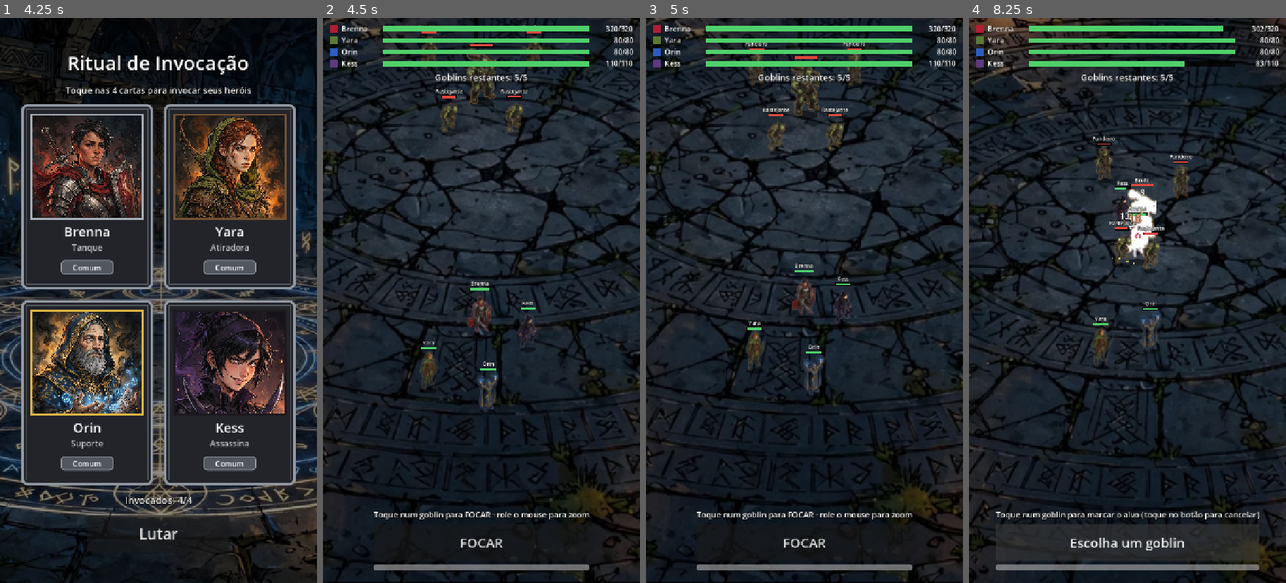
Above: before the commit, frames 1-4 (left to right).
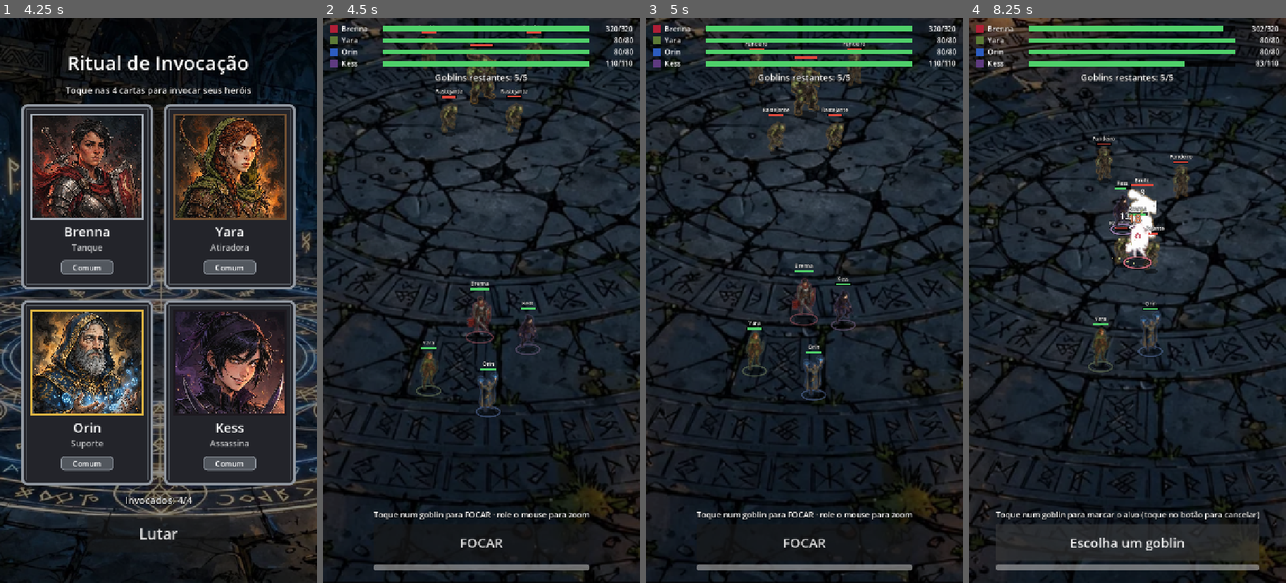
Above: after the commit, the same moments.

Repository: Joaozinm/summon
Game: Godot game, scene res://scenes/main.tscn
Two runs of this game, one before a commit and one after it. Both use one fixed random seed, a clock stepped at 60 frames per second and the inputs below.
Inputs (mouse positions are in pixels of both pictures, inside the frame that each line leads up to):
- Up to frame 1 (4.25 s): tap Enter at 0.5 s; move the mouse to (88, 198) at 0.52 s; click (88, 198) at 0.67 s; move the mouse to (228, 198) at 1.27 s; click (228, 198) at 1.42 s; move the mouse to (88, 390) at 2.02 s; click (88, 390) at 2.17 s; move the mouse to (228, 390) at 2.77 s; click (228, 390) at 2.92 s; move the mouse to (253, 385) at 3.52 s; click (253, 385) at 3.67 s
- Up to frame 2 (4.5 s): click "Lutar" at 4.25 s
- Up to frame 3 (5 s): no input
- Up to frame 4 (8.25 s): click "FOCAR" at 5 s; click "Escolha um goblin" at 5.75 s; click "FOCAR" at 6.5 s; click "Escolha um goblin" at 7.25 s; click "FOCAR" at 8 s

Frame 1 is identical in both runs. In frame 2, 0.2% of the frame differs, in the area x 29-69%, y 55-71%; in frame 3, 0.2%; in frame 4, 0.4%, in the area x 37-62%, y 30-63%.

Commit message:
render: identity rings under heroes + heroes drawn above goblins
Render-only (no numbers, AI, flow, camera or SFX changes):
- HeroRings: ground ellipse under each living hero in their colour (Brenna
  crimson, Yara green, Orin blue, Kess violet); faint when alone, bright when
  other units crowd the hero.
- Draw order: goblins (y-sorted) -> hero rings -> heroes (y-sorted), so heroes
  and their rings stay visible inside a melee crowd. Goblins keep only the
  amber rim.

Depends on #4 (art swap).

Co-Authored-By: Claude Opus 5.5 <noreply@anthropic.com>

Diff:
--- a/scripts/battle/battle.gd
+++ b/scripts/battle/battle.gd
@@ -37,7 +37,8 @@
 var _hitstop := 0.0
 var _end_timer := -1.0
 var _ground: Node2D
-var _world: Node2D
+var _goblin_layer: Node2D
+var _hero_layer: Node2D
 var _fx: Node2D
 var _arena_tex: Texture2D
 
@@ -49,9 +50,17 @@
 	var ring := FocusMarker.new()  # on the ground, under the sprites
 	ring.battle = self
 	add_child(ring)
-	_world = Node2D.new()
-	_world.y_sort_enabled = true
-	add_child(_world)
+	# Units: goblins, then hero rings, then heroes on top (each team y-sorted within itself), so
+	# heroes stay readable inside a melee crowd.
+	_goblin_layer = Node2D.new()
+	_goblin_layer.y_sort_enabled = true
+	add_child(_goblin_layer)
+	var rings := HeroRings.new()
+	rings.battle = self
+	add_child(rings)
+	_hero_layer = Node2D.new()
+	_hero_layer.y_sort_enabled = true
+	add_child(_hero_layer)
 	var chevron := FocusMarker.new()  # above the target's head, over everything
 	chevron.battle = self
 	chevron.overhead = true
@@ -85,7 +94,7 @@
 	u.brain = _make_brain(def.brain)
 	u.brain.setup(u, self)
 	units.append(u)
-	_world.add_child(u)
+	(_hero_layer if team == Unit.TEAM_HEROES else _goblin_layer).add_child(u)
 
 
 static func _make_brain(kind: String) -> Brain:
--- /dev/null
+++ b/scripts/fx/hero_rings.gd
@@ -0,0 +1,41 @@
+class_name HeroRings
+extends Node2D
+## Identity-colour ground ring under each living hero (Brenna crimson, Yara green, Orin blue,
+## Kess violet). Battle draws this layer above the goblins and below the heroes, so a hero's
+## ring stays visible inside a melee crowd. Faint when the hero stands alone, bright when other
+## units crowd them. Render-only.
+
+const CROWD_RADIUS := 70.0
+const ALPHA_ALONE := 0.4
+const ALPHA_CROWDED := 0.95
+const SEGMENTS := 36
+
+var battle: Battle
+var _alpha := {}  # Unit -> current alpha (eased)
+
+
+func _process(delta: float) -> void:
+	queue_redraw()
+	for h in battle.alive(Unit.TEAM_HEROES):
+		var want := ALPHA_CROWDED if _crowded(h) else ALPHA_ALONE
+		_alpha[h] = move_toward(_alpha.get(h, ALPHA_ALONE), want, delta * 3.0)
+
+
+func _crowded(hero: Unit) -> bool:
+	for u in battle.units:
+		if u != hero and not u.dead and u.position.distance_to(hero.position) < CROWD_RADIUS:
+			return true
+	return false
+
+
+func _draw() -> void:
+	for h in battle.alive(Unit.TEAM_HEROES):
+		var a: float = _alpha.get(h, ALPHA_ALONE)
+		var center := h.position + Vector2(0, h.radius * 0.9)
+		var rx := h.radius + 14.0
+		var pts := PackedVector2Array()
+		for i in SEGMENTS + 1:
+			var t := TAU * i / SEGMENTS
+			pts.append(center + Vector2(cos(t) * rx, sin(t) * rx * 0.42))
+		draw_polyline(pts, Color(0, 0, 0, a * 0.7), 7.0, true)
+		draw_polyline(pts, Color(h.def.color.lightened(0.35), a), 4.0, true)
Not shown, added: scripts/fx/hero_rings.gd.uid
